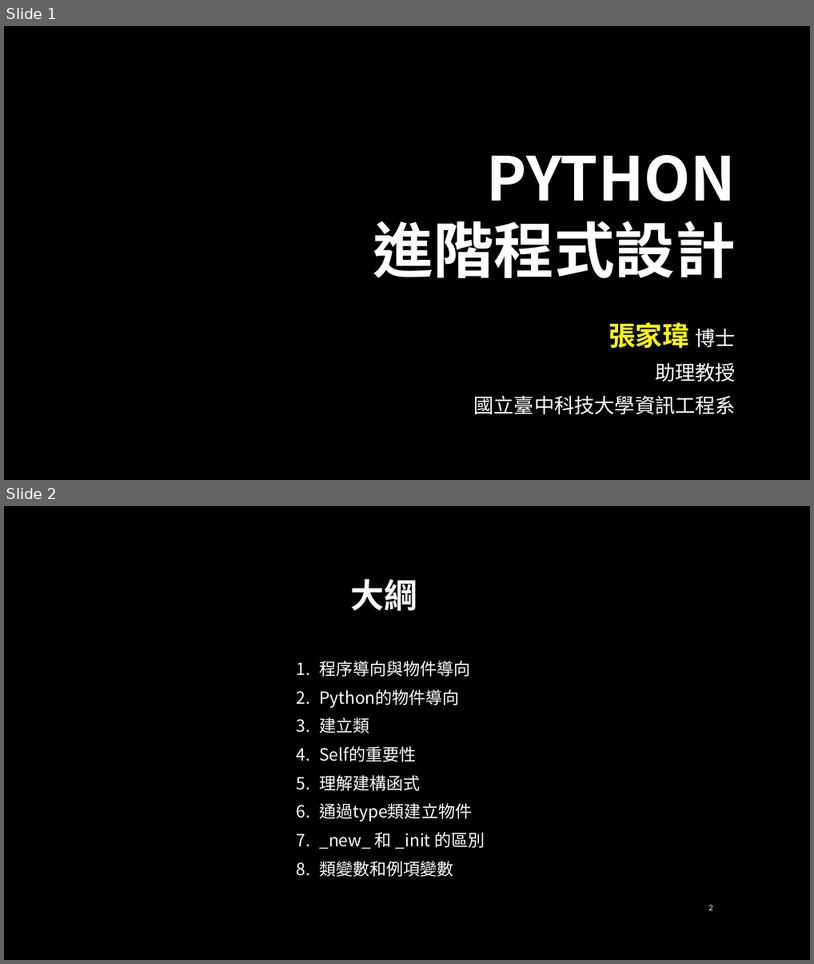
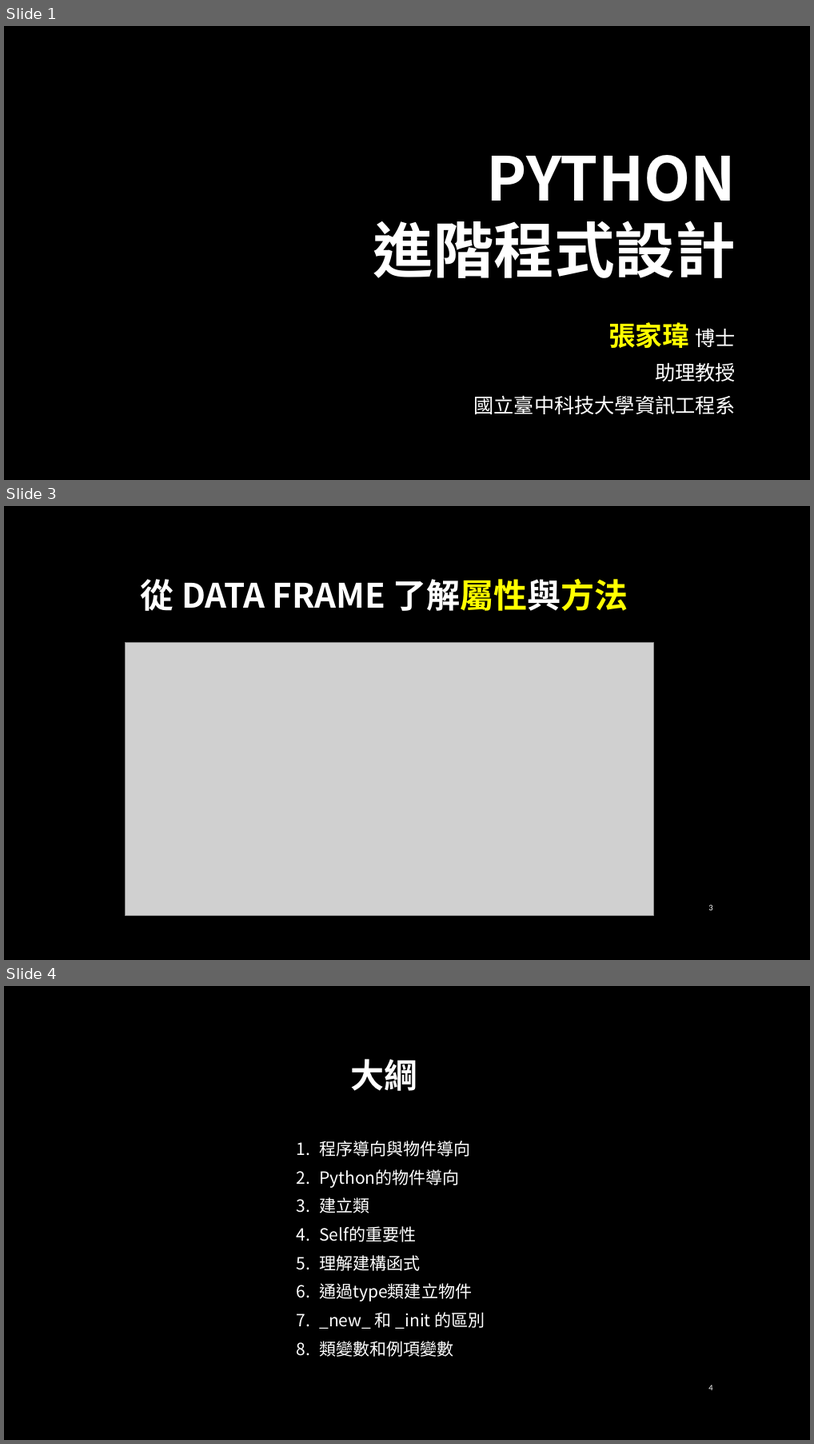
Before and after one commit to jiaweichang/biography, a slide deck: slides/10801/Python進階程式設計/[W2] OOP in Python.pptx. Shown one above the other, each under a label of ours: slides 1 and 2 before the commit, slides 1, 3 and 4 after it; the slides between them are not shown. The pictures are 814x964 and 814x1444 pixels, drawn with LibreOffice and Linux fonts; fonts in the diff are those of the drawing; grey boxes stand for pictures; background and template pictures are left out. Boxes give left, top, right and bottom in pixels: in the first picture for what was removed or moved away, otherwise in the second. Text is boxed around its words. In the diff, an @@ line names an element or a change of style, - is before the commit and + after.

```diff
--- a/slides/10801/Python進階程式設計/[W2] OOP in Python.pptx
+++ b/slides/10801/Python進階程式設計/[W2] OOP in Python.pptx
@@ slide 3 added at (4, 506, 810, 960), background picture (left out) @@
@@ title added at (141, 579, 629, 611), 40 pt, text #FFFFFF, bold @@
+從 DATA FRAME 了解屬性與方法
@@ picture added at (125, 643, 654, 915) @@
@@ page number added at (709, 904, 713, 910), 10 pt, text #FFFFFF @@
+3
@@ what was slide 2 is now slide 4 @@
@@ page number at (709, 1384, 713, 1390): text changed @@
-2
+4
```
Also in this commit, not shown: 9 other slides added.
